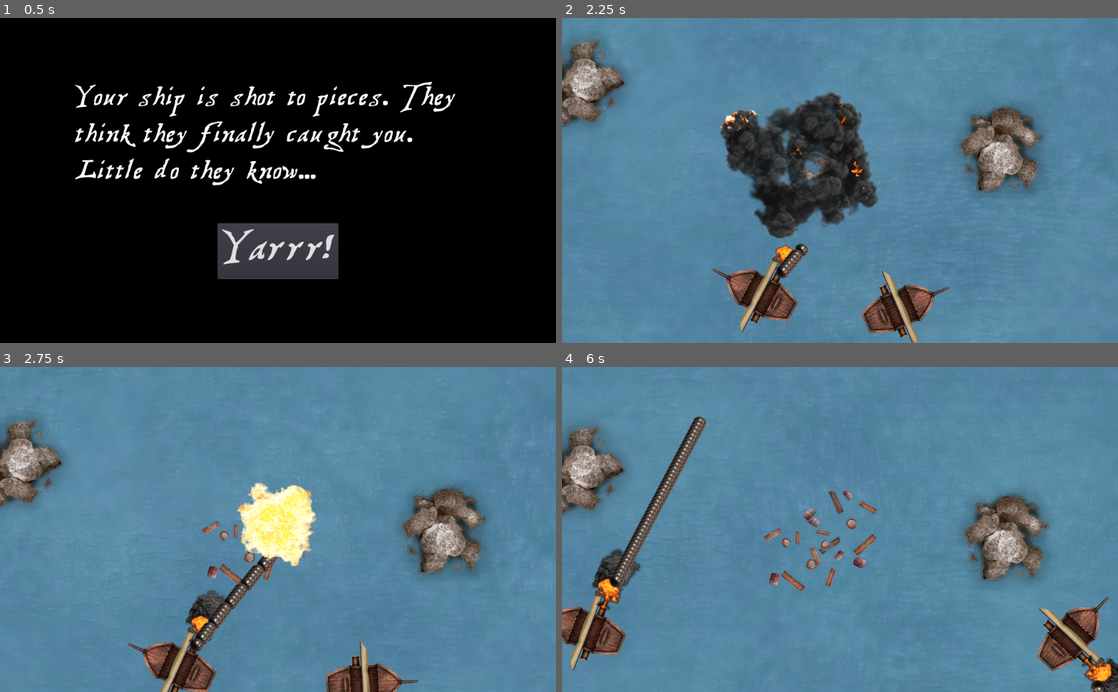
Above: before the commit, frames 1-4 (two rows, left to right).
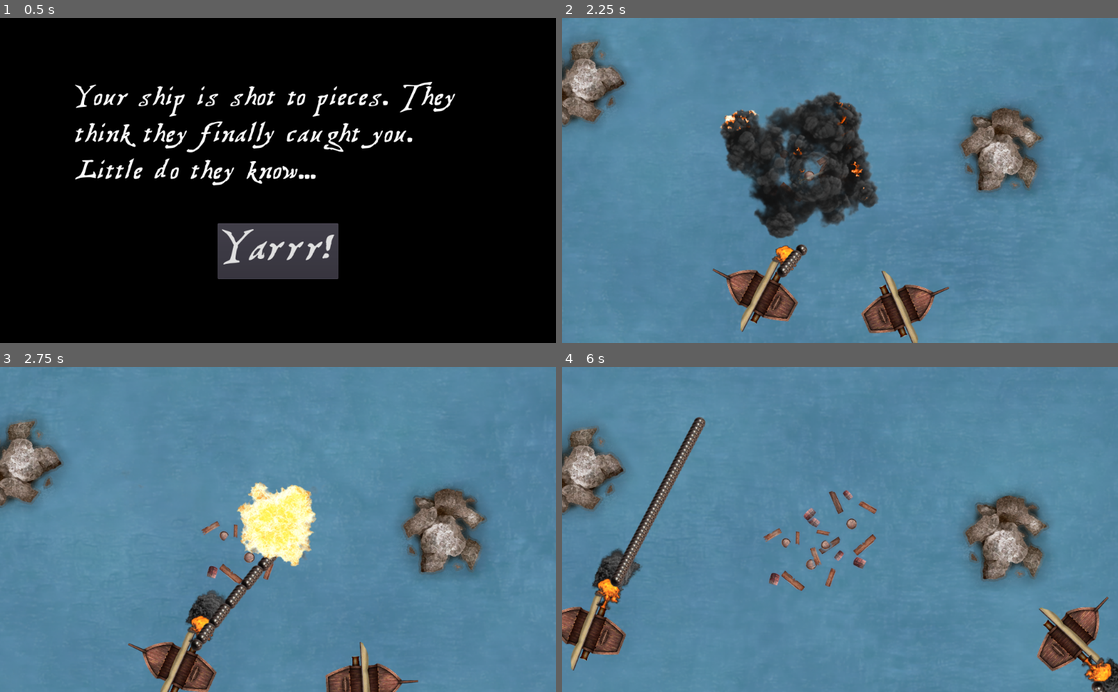
Above: after the commit, the same moments.

Repository: HedgeLizards/grappling
Game: Godot game, scene res://scenes/Menu.tscn
The game is run twice, just before and just after one commit, with the same random seed, the same clock (stepped at 60 frames per second) and the same inputs. Sound files missing from this copy of the repository are replaced by a short silence.
Inputs (mouse positions are in pixels of both pictures, inside the frame that each line leads up to):
- Up to frame 1 (0.5 s): no input
- Up to frame 2 (2.25 s): click "Yarrr!" at 0.5 s; move the mouse to (962, 164) at 1.27 s; tap H (hunt) at 1.35 s; click (962, 164) at 1.42 s; move the mouse to (728, 196) at 2.02 s; tap I (idle) at 2.1 s; click (728, 196) at 2.17 s
- Up to frame 3 (2.75 s): no input
- Up to frame 4 (6 s): move the mouse to (895, 458) at 2.77 s; tap H (hunt) at 2.85, 4.35, 5.85 s; click (895, 458) at 2.92 s; move the mouse to (812, 594) at 3.52 s; tap I (idle) at 3.6, 5.1 s; click (812, 594) at 3.67 s; move the mouse to (1006, 578) at 4.27 s; click (1006, 578) at 4.42 s; move the mouse to (673, 480) at 5.02 s; click (673, 480) at 5.17 s; move the mouse to (867, 529) at 5.77 s; click (867, 529) at 5.92 s

Frame 1 is identical in both runs. In frame 2, 0.1% of the frame differs, in the area x 38-45%, y 49-81%; in frame 3, 0.4%; in frame 4, 0.7%, in the area x 8-99%, y 15-100%.

Commit message:
Minor scale and text improvements

Diff:
--- a/scenes/Bullet.tscn
+++ b/scenes/Bullet.tscn
@@ -21,12 +21,12 @@
 
 [node name="Sprite" type="Sprite" parent="."]
 position = Vector2( 9.53674e-07, -9.53674e-07 )
-scale = Vector2( 2, 2 )
+scale = Vector2( 1.75, 1.75 )
 texture = ExtResource( 1 )
 
 [node name="CollisionPolygon2D" type="CollisionPolygon2D" parent="."]
 position = Vector2( 4.76837e-07, -2.38419e-07 )
-polygon = PoolVector2Array( -19, -12, -5, -21, 12, -19, 21, -9, 22, 8, 11, 21, -8, 20, -20, 9 )
+polygon = PoolVector2Array( -19, -8, -8, -19, 8, -19, 19, -8, 19, 8, 8, 19, -8, 19, -19, 8 )
 
 [node name="CannonImpact1" type="AudioStreamPlayer" parent="."]
 stream = SubResource( 1 )
--- a/scenes/Hook.tscn
+++ b/scenes/Hook.tscn
@@ -17,7 +17,6 @@
 antialiased = true
 
 [node name="Sprite" type="Sprite" parent="."]
-scale = Vector2( 0.5, 0.5 )
 texture = ExtResource( 3 )
 
 [node name="RayCast2D" type="RayCast2D" parent="."]
--- a/scripts/Menu.gd
+++ b/scripts/Menu.gd
@@ -3,7 +3,8 @@
 func _ready():
 	if Stats.ships_destroyed != null:
 		$Label.align = ALIGN_CENTER
-		$Label.text = "You destroyed %d ships!" % Stats.ships_destroyed
+		$Label.text = "You destroyed %d ship%s!" % [Stats.ships_destroyed, "" if Stats.ships_destroyed == 1 else "s"]
+
 		$Button.text = "Retry"
 
 func _input(event):
